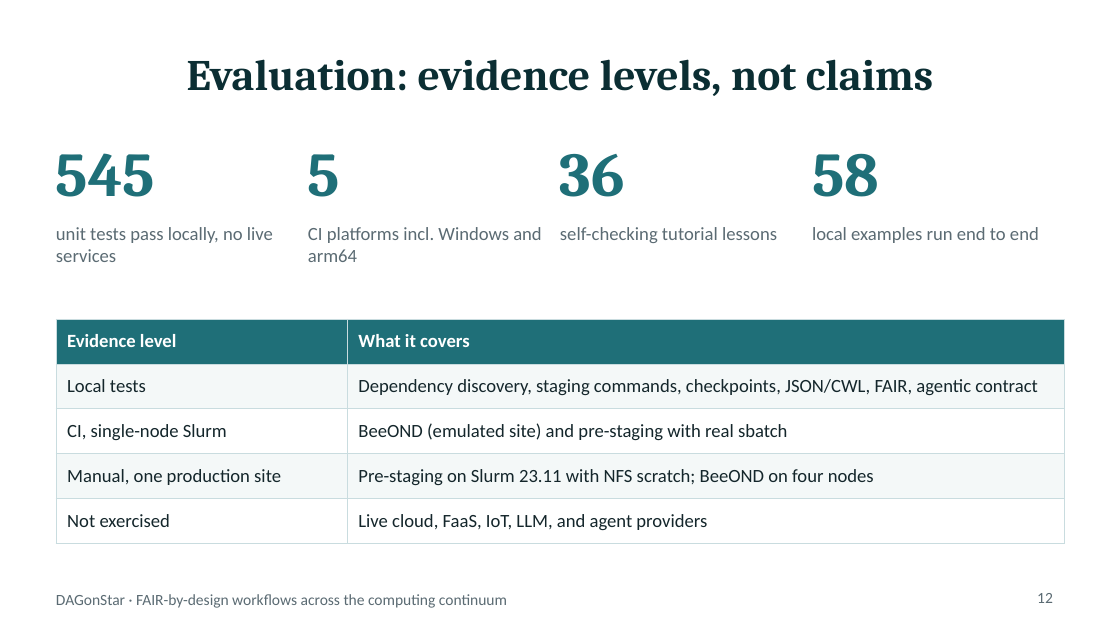
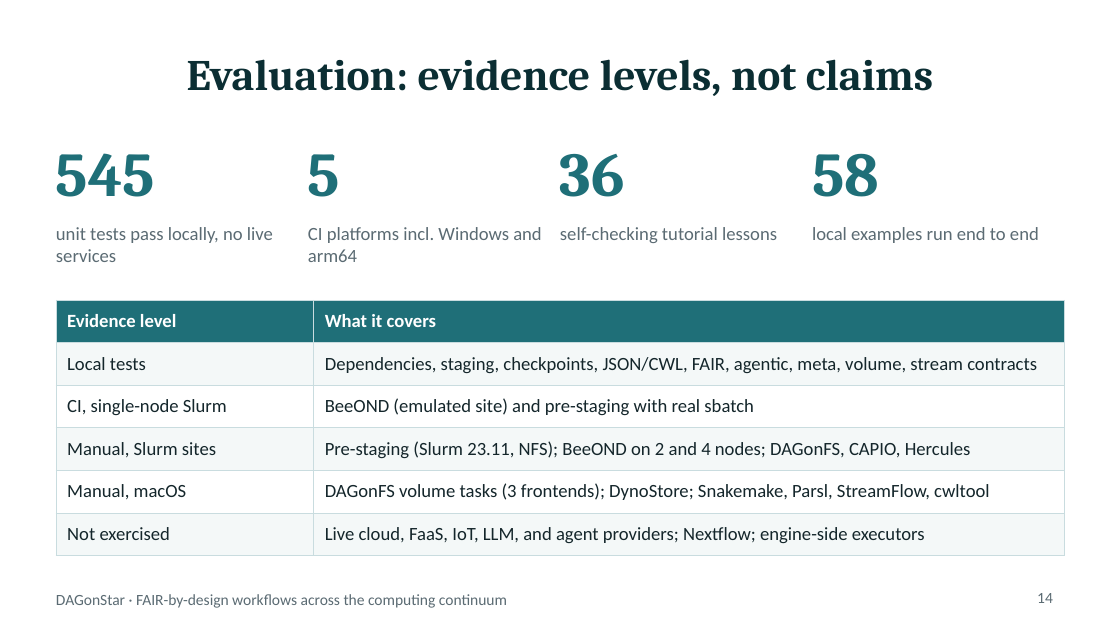
Before and after one commit to DagOnStar/dagonstar, a slide deck: slide 14 of docs/presentations/dagonstar_scientific_talk.pptx (slide 12 before the commit). Drawn at 1120x630 pixels with LibreOffice and Linux fonts; fonts in the diff are those of the drawing. Boxes give left, top, right and bottom in pixels: in the first picture for what was removed or moved away, otherwise in the second. Text is boxed around its words. In the diff, an @@ line names an element or a change of style, - is before the commit and + after.

```diff
--- a/docs/presentations/dagonstar_scientific_talk.pptx
+++ b/docs/presentations/dagonstar_scientific_talk.pptx
@@ table at box(56, 300, 1064, 547) @@
-row 2, column 2: Dependency discovery, staging commands, checkpoints, JSON/CWL, FAIR, agentic contract
+row 2, column 2: Dependencies, staging, checkpoints, JSON/CWL, FAIR, agentic, meta, volume, stream contracts
-row 4: Manual, one production site | Pre-staging on Slurm 23.11 with NFS scratch; BeeOND on four nodes
-row 5: Not exercised | Live cloud, FaaS, IoT, LLM, and agent providers
+row 4: Manual, Slurm sites | Pre-staging (Slurm 23.11, NFS); BeeOND on 2 and 4 nodes; DAGonFS, CAPIO, Hercules
+row 5: Manual, macOS | DAGonFS volume tasks (3 frontends); DynoStore; Snakemake, Parsl, StreamFlow, cwltool
+row 6: Not exercised | Live cloud, FaaS, IoT, LLM, and agent providers; Nextflow; engine-side executors
@@ table: place and size @@
-table at box(56, 319, 1064, 534)
+table at box(56, 300, 1064, 547)
@@ page number at box(1037, 593, 1053, 603): text changed @@
-12
+14
```
Also in this commit, not shown: 7 other slides changed, 2 slides added, 3 other files.
